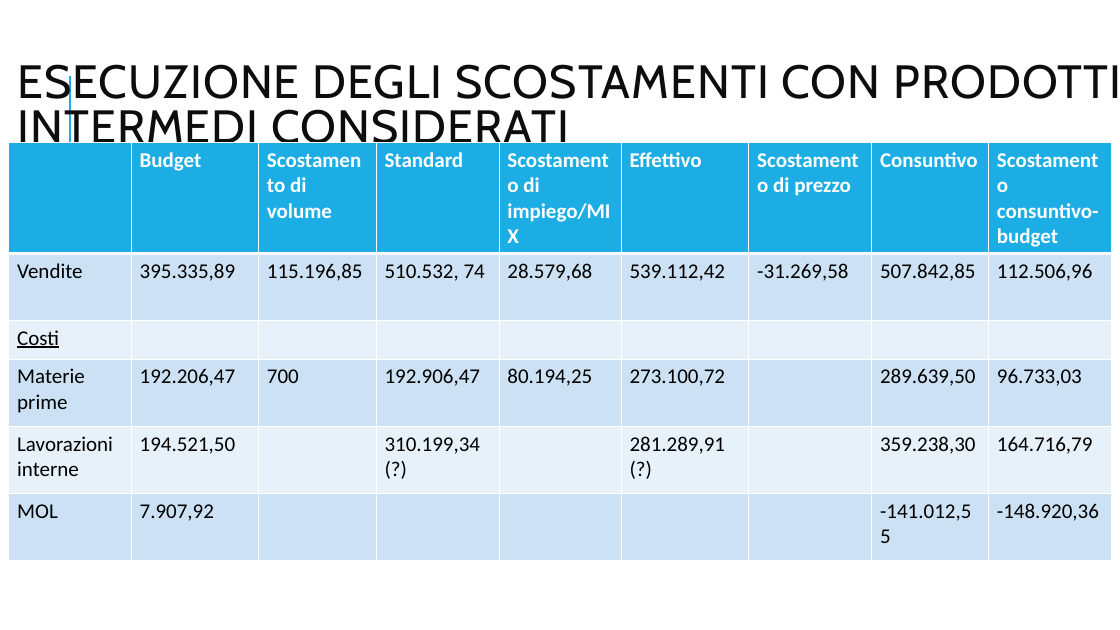
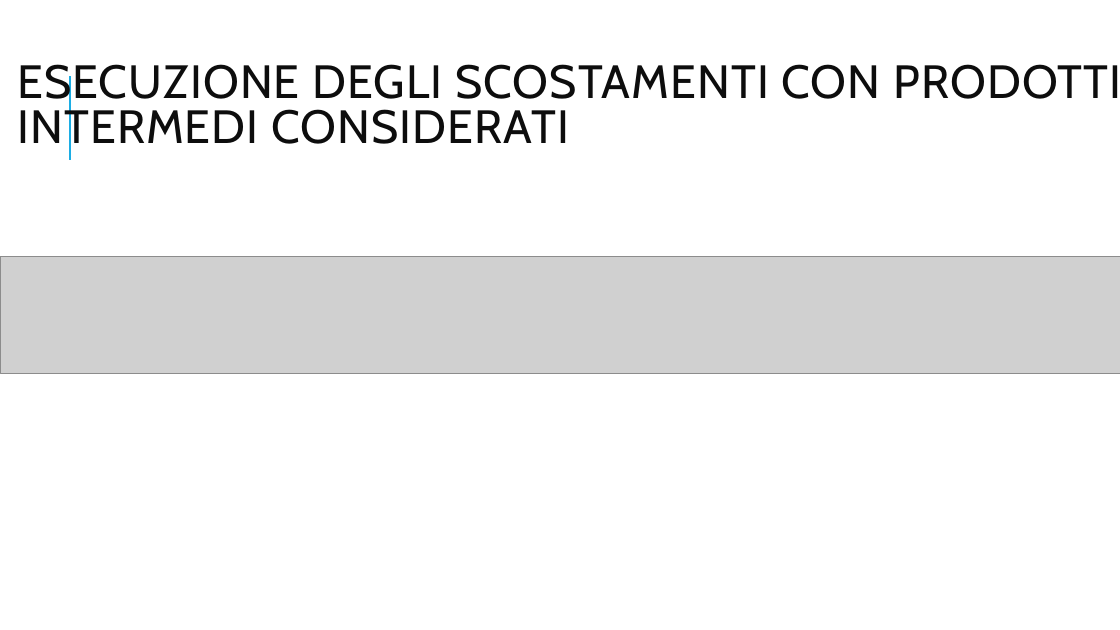
Before and after one commit to VinciGit00/SCGProject, a slide deck: slide 12 of Document/PresentazioneProgetto.pptx (slide 10 before the commit). Drawn at 1120x630 pixels with LibreOffice and Linux fonts; fonts in the diff are those of the drawing; grey boxes stand for pictures. Boxes give left, top, right and bottom in pixels: in the first picture for what was removed or moved away, otherwise in the second. Text is boxed around its words. In the diff, an @@ line names an element or a change of style, - is before the commit and + after.

```diff
--- a/Document/PresentazioneProgetto.pptx
+++ b/Document/PresentazioneProgetto.pptx
@@ table removed at [8, 143, 1111, 576], 6 rows, 9 columns @@
- | Budget | Scostamento di volume | Standard | Scostamento di impiego/MIX | Effettivo | Scostamento di prezzo | Consuntivo | Scostamento consuntivo- budget
-Vendite | 395.335,89 | 115.196,85 | 510.532, 74 | 28.579,68 | 539.112,42 | -31.269,58 | 507.842,85 | 112.506,96
-Costi |  |  |  |  |  |  |  | 
-Materie prime | 192.206,47 | 700 | 192.906,47 | 80.194,25 | 273.100,72 |  | 289.639,50 | 96.733,03
-Lavorazioni interne | 194.521,50 |  | 310.199,34 (?) |  | 281.289,91 (?) |  | 359.238,30 | 164.716,79
-MOL | 7.907,92 |  |  |  |  |  | -141.012,55 | -148.920,36
@@ picture added at [0, 256, 1120, 374] @@
```
Also in this commit, not shown: 3 other slides changed, 2 slides added, 19 other files.
